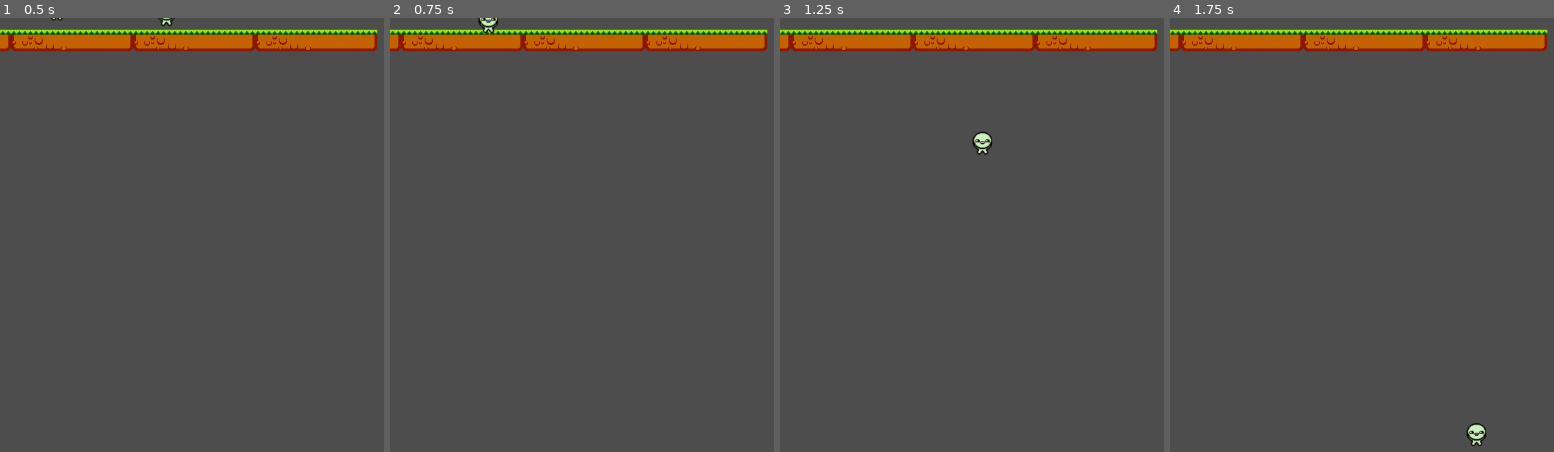
Above: before the commit, frames 1-4 (left to right).
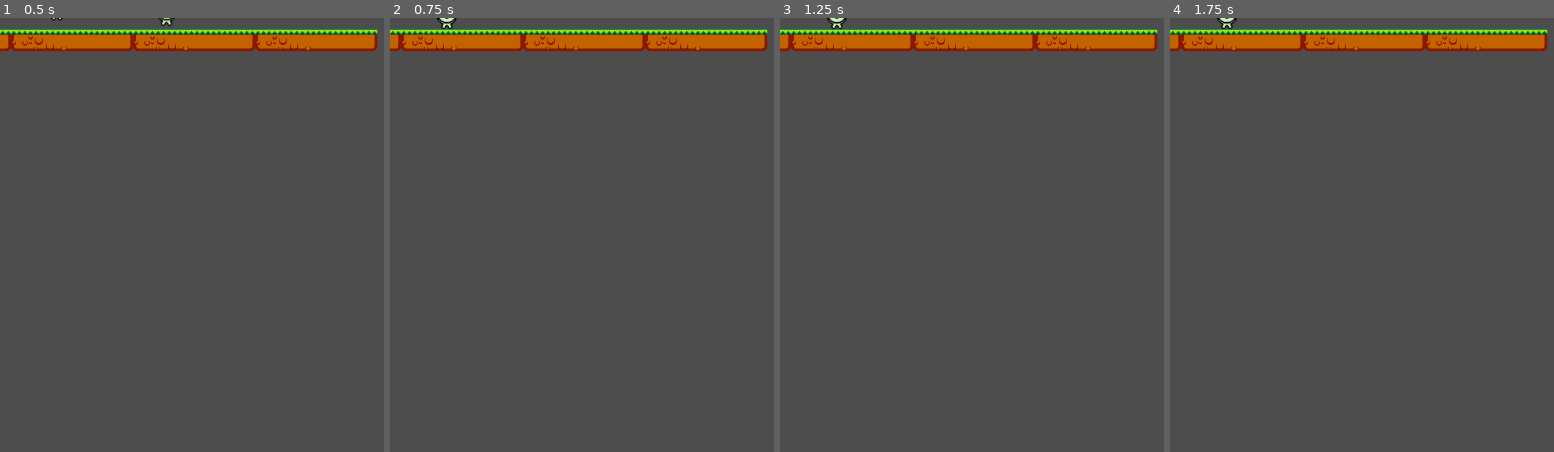
Above: after the commit, the same moments.

Repository: Antonin64/GlobalGameJam2024_agtbtn
Game: Godot game, scene res://map/map_test.tscn
Same seed, same stepped clock (60 frames per second), same inputs: the game is played once before the commit and once after it. This scene is started directly instead of the project's main scene.
Inputs:
- Up to frame 1 (0.5 s): no input
- Up to frame 2 (0.75 s): tap Enter (ui_accept) at 0.5 s; hold D (ui_right) from 0.53 s (still down); tap Left (ui_left2, bound only before the commit) at 0.6 s
- Up to frame 3 (1.25 s): keep holding D (ui_right); tap Enter (ui_accept) at 0.77, 1.07 s; tap Right (ui_right2, bound only before the commit) at 0.8 s
- Up to frame 4 (1.75 s): keep holding D (ui_right); tap Right (ui_right2, bound only before the commit) at 1.35 s; tap Enter (ui_accept) at 1.52, 1.55 s

Frame 1 is identical in both runs. In frame 2, 0.2% of the frame differs, in the area x 12-29%, y 0-4%; in frame 3, 0.3%; in frame 4, 0.3%, in the area x 12-83%, y 0-99%.

Commit message:
Added jump and dep with controller

Diff:
--- a/Players/playermvt.gd
+++ b/Players/playermvt.gd
@@ -4,22 +4,28 @@
 const SPEED = 300.0
 const JUMP_VELOCITY = -400.0
 
+var move_dir = 0 #only on x
+var shoot_dir = Vector2(0, 0) #on 360°
+
 # Get the gravity from the project settings to be synced with RigidBody nodes.
 var gravity = ProjectSettings.get_setting("physics/2d/default_gravity")
 
 
 func _physics_process(delta):
+	shoot_dir.x = -Input.get_action_strength("aim_left") + Input.get_action_strength("aim_right")
+	shoot_dir.y = +Input.get_action_strength("aim_down") - Input.get_action_strength("aim_up")
+	move_dir = -Input.get_action_strength("move_left") + Input.get_action_strength("move_right")
 	# Add the gravity.
 	if not is_on_floor():
 		velocity.y += gravity * delta
 
 	# Handle jump.
-	if Input.is_action_just_pressed("ui_accept") and is_on_floor():
+	if Input.is_action_just_pressed("jump"):# and is_on_floor():
 		velocity.y = JUMP_VELOCITY
 
 	# Get the input direction and handle the movement/deceleration.
 	# As good practice, you should replace UI actions with custom gameplay actions.
-	var direction = Input.get_axis("ui_left", "ui_right")
+	var direction = move_dir
 	if direction:
 		velocity.x = direction * SPEED
 	else:
--- a/project.godot
+++ b/project.godot
@@ -31,14 +31,39 @@
 , Object(InputEventJoypadMotion,"resource_local_to_scene":false,"resource_name":"","device":0,"axis":0,"axis_value":1.0,"script":null)
 ]
 }
-ui_left2={
+aim_up={
 "deadzone": 0.5,
-"events": [Object(InputEventKey,"resource_local_to_scene":false,"resource_name":"","device":-1,"window_id":0,"alt_pressed":false,"shift_pressed":false,"ctrl_pressed":false,"meta_pressed":false,"pressed":false,"keycode":0,"physical_keycode":4194319,"key_label":0,"unicode":0,"echo":false,"script":null)
+"events": [Object(InputEventJoypadMotion,"resource_local_to_scene":false,"resource_name":"","device":-1,"axis":5,"axis_value":-1.0,"script":null)
 ]
 }
-ui_right2={
+aim_down={
 "deadzone": 0.5,
-"events": [Object(InputEventKey,"resource_local_to_scene":false,"resource_name":"","device":-1,"window_id":0,"alt_pressed":false,"shift_pressed":false,"ctrl_pressed":false,"meta_pressed":false,"pressed":false,"keycode":0,"physical_keycode":4194321,"key_label":0,"unicode":0,"echo":false,"script":null)
+"events": [Object(InputEventJoypadMotion,"resource_local_to_scene":false,"resource_name":"","device":-1,"axis":5,"axis_value":1.0,"script":null)
+]
+}
+aim_right={
+"deadzone": 0.5,
+"events": [Object(InputEventJoypadMotion,"resource_local_to_scene":false,"resource_name":"","device":-1,"axis":2,"axis_value":1.0,"script":null)
+]
+}
+aim_left={
+"deadzone": 0.5,
+"events": [Object(InputEventJoypadMotion,"resource_local_to_scene":false,"resource_name":"","device":-1,"axis":2,"axis_value":-1.0,"script":null)
+]
+}
+move_left={
+"deadzone": 0.5,
+"events": [Object(InputEventJoypadMotion,"resource_local_to_scene":false,"resource_name":"","device":-1,"axis":0,"axis_value":-1.0,"script":null)
+]
+}
+move_right={
+"deadzone": 0.5,
+"events": [Object(InputEventJoypadMotion,"resource_local_to_scene":false,"resource_name":"","device":-1,"axis":0,"axis_value":1.0,"script":null)
+]
+}
+jump={
+"deadzone": 0.5,
+"events": [Object(InputEventJoypadButton,"resource_local_to_scene":false,"resource_name":"","device":-1,"button_index":1,"pressure":0.0,"pressed":true,"script":null)
 ]
 }
 
